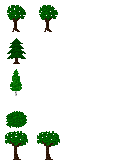
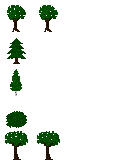
Two versions of the same layered image (128px x 160px). Layer-by-layer changes:
renamed "Hintergrund" to "Vegetation.png", painted on it over [5, 5, 60, 160]
